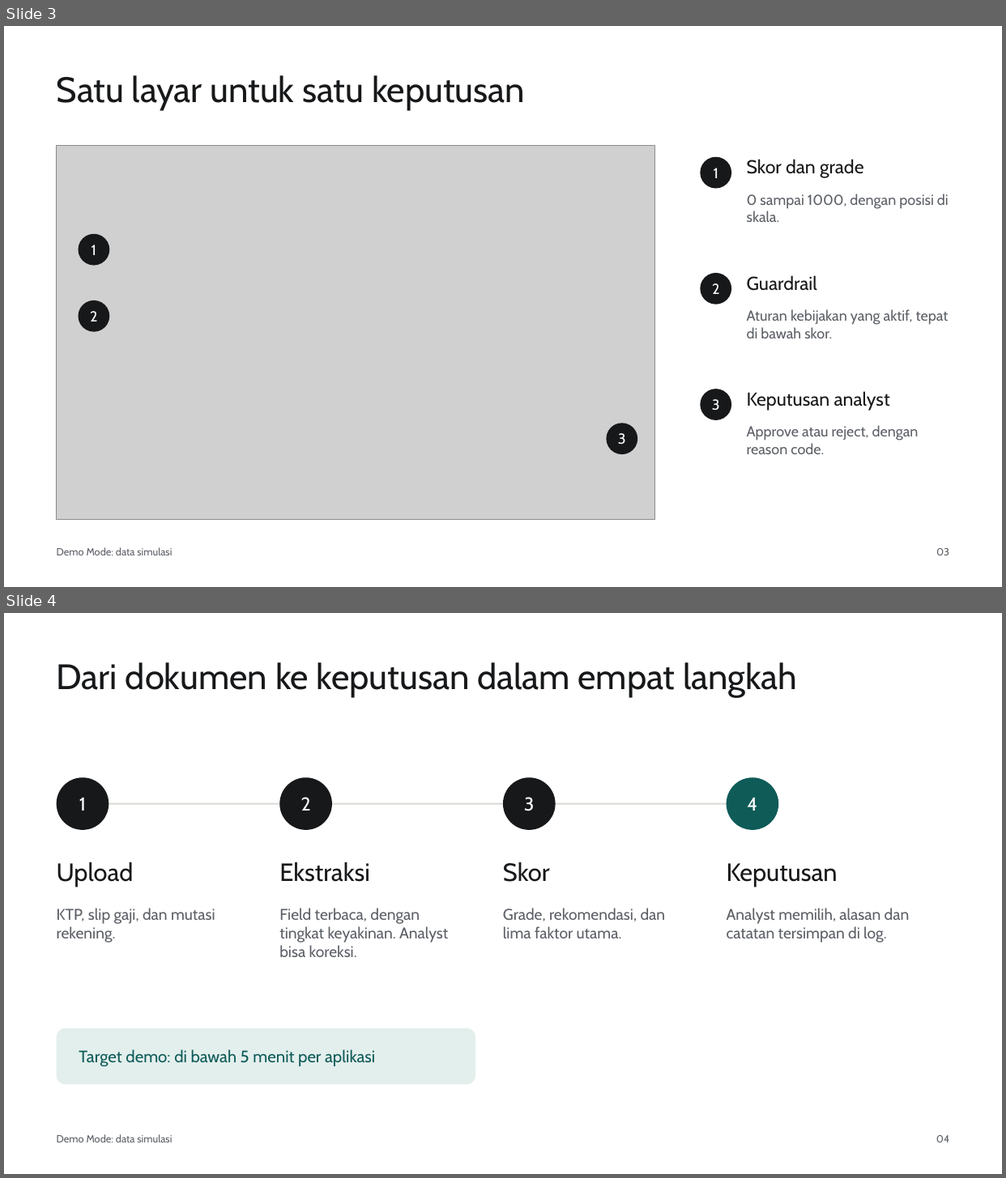
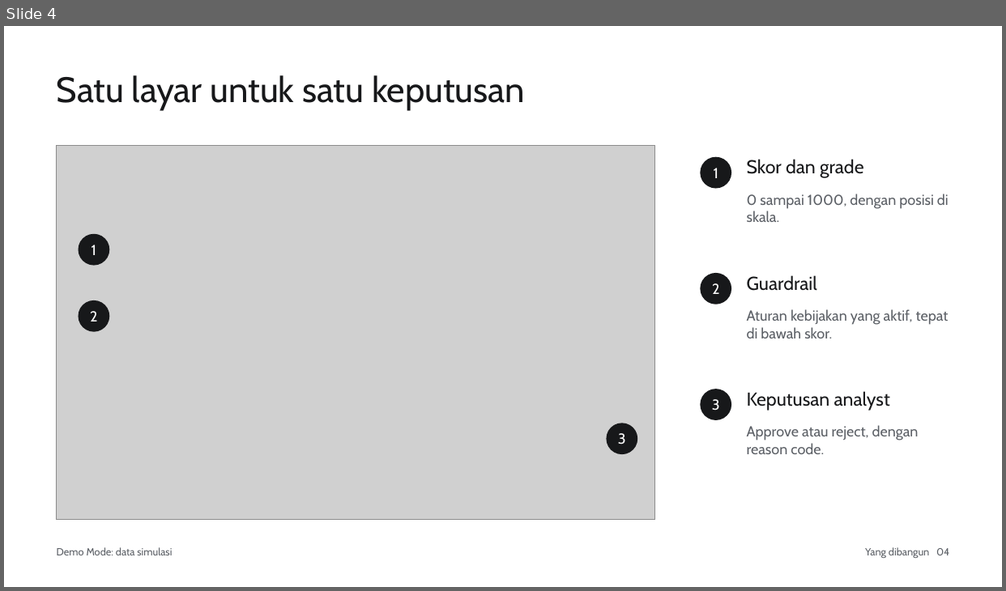
Before and after one commit to hartono0297/credit-score, a slide deck: 04_presentation/presentation.pptx. Shown one above the other, each under a label of ours: slides 3 and 4 before the commit, slide 4 after it. The pictures are 1006x1178 and 1006x591 pixels, drawn with LibreOffice and Linux fonts; fonts in the diff are those of the drawing; grey boxes stand for pictures. Boxes give left, top, right and bottom in pixels: in the first picture for what was removed or moved away, otherwise in the second. Text is boxed around its words. In the diff, an @@ line names an element or a change of style, - is before the commit and + after.

```diff
--- a/04_presentation/presentation.pptx
+++ b/04_presentation/presentation.pptx
@@ slide 4 removed at (x1=4, y1=613, x2=1002, y2=1174), background #FFFFFF @@
@@ text removed at (x1=57, y1=662, x2=797, y2=697) @@
-Dari dokumen ke keputusan dalam empat langkah
@@ ellipse removed at (x1=57, y1=777, x2=108, y2=830) @@
@@ ellipse removed at (x1=279, y1=777, x2=332, y2=830) @@
@@ ellipse removed at (x1=503, y1=777, x2=556, y2=830) @@
@@ ellipse removed at (x1=727, y1=777, x2=779, y2=830) @@
@@ text removed at (x1=79, y1=798, x2=86, y2=811) @@
-1
@@ line removed from (83, 804) to (752, 804) @@
@@ text removed at (x1=301, y1=797, x2=311, y2=811) @@
-2
@@ text removed at (x1=524, y1=797, x2=535, y2=811) @@
-3
@@ text removed at (x1=747, y1=798, x2=757, y2=811) @@
-4
@@ text removed at (x1=57, y1=862, x2=134, y2=886) @@
-Upload
@@ text removed at (x1=279, y1=862, x2=370, y2=882) @@
-Ekstraksi
@@ text removed at (x1=503, y1=862, x2=550, y2=882) @@
-Skor
@@ text removed at (x1=727, y1=863, x2=837, y2=886) @@
-Keputusan
@@ text removed at (x1=57, y1=908, x2=215, y2=943) @@
-KTP, slip gaji, dan mutasi rekening.
@@ text removed at (x1=279, y1=908, x2=448, y2=957) @@
-Field terbaca, dengan tingkat keyakinan. Analyst bisa koreksi.
@@ text removed at (x1=503, y1=908, x2=666, y2=939) @@
-Grade, rekomendasi, dan lima faktor utama.
@@ text removed at (x1=727, y1=908, x2=910, y2=943) @@
-Analyst memilih, alasan dan catatan tersimpan di log.
@@ rounded rectangle removed at (x1=57, y1=1029, x2=475, y2=1084) @@
@@ text removed at (x1=79, y1=1050, x2=375, y2=1067) @@
-Target demo: di bawah 5 menit per aplikasi
@@ text removed at (x1=57, y1=1135, x2=172, y2=1143) @@
-Demo Mode: data simulasi
@@ text removed at (x1=936, y1=1135, x2=949, y2=1143) @@
-04
@@ what was slide 3 is now slide 4 @@
@@ slide 4 changed as well @@
@@ text at (x1=865, y1=548, x2=949, y2=558): text changed @@
-03
+Yang dibangun 04
```
Also in this commit, not shown: 8 other slides changed, 3 slides added, 9 other files.
